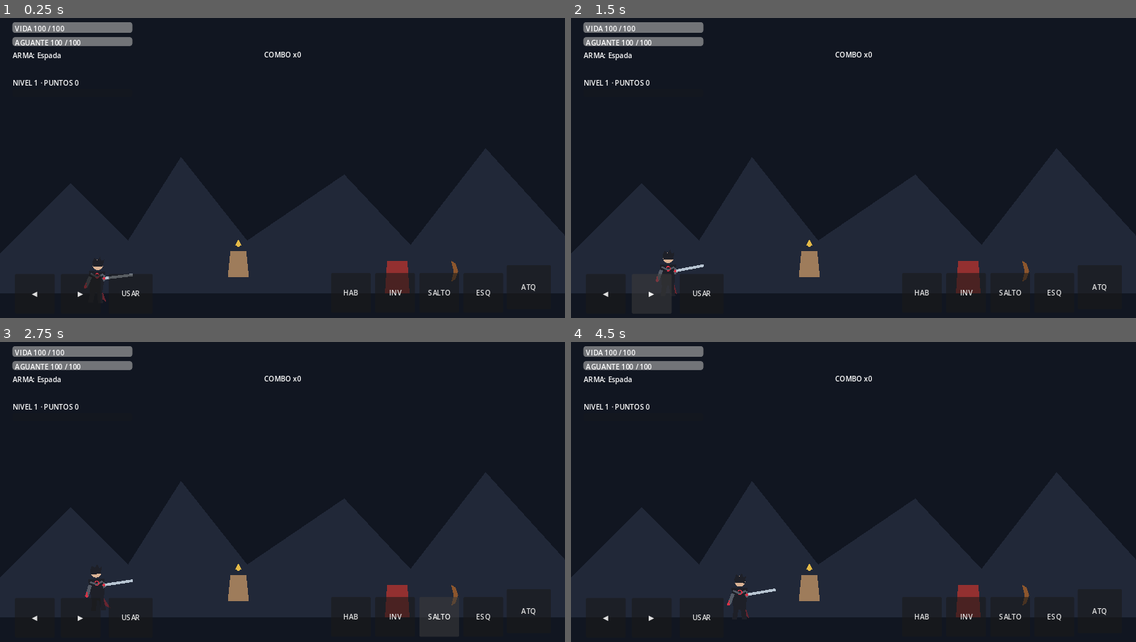
Above: before the commit, frames 1-4 (two rows, left to right).
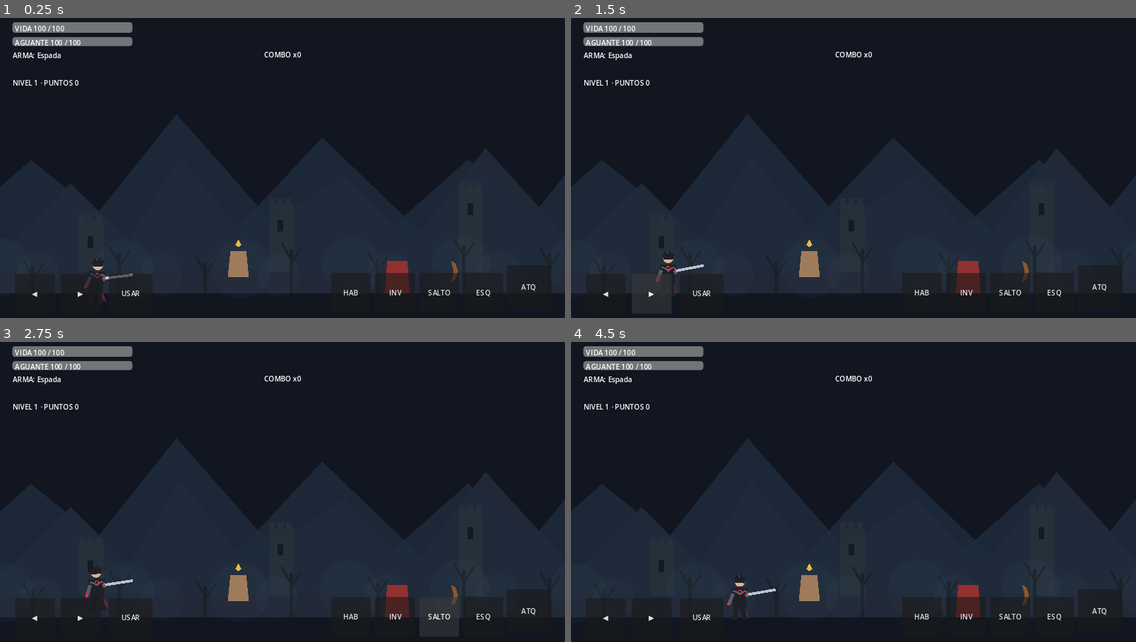
Above: after the commit, the same moments.

Repository: LoloscarPrr/EchoFragment
Game: Godot game, scene res://scenes/main/Main.tscn
Same seed, same stepped clock (60 frames per second), same inputs: the game is played once before the commit and once after it.
Inputs:
- Up to frame 1 (0.25 s): no input
- Up to frame 2 (1.5 s): click "◀" at 0.5 s; click "▶" at 1.25 s
- Up to frame 3 (2.75 s): click "SALTO" at 2 s
- Up to frame 4 (4.5 s): click "ESQ" at 2.75 s; click "INV" at 3.5 s; click "Cerrar" at 4.25 s

The runs differ from the first frame. In frame 1, 0.9% of the frame differs, in the area x 0-75%, y 60-79%; in frame 2, 0.9%; in frame 3, 0.9%; in frame 4, 0.9%.

Commit message:
feat(world): integrate Valle Gris atmosphere into playable scene

Diff:
--- a/scenes/main/Main.tscn
+++ b/scenes/main/Main.tscn
@@ -1,6 +1,7 @@
-[gd_scene load_steps=11 format=3]
+[gd_scene load_steps=21 format=3]
 
 [ext_resource type="Script" path="res://scripts/main/Main.gd" id="1_main"]
+[ext_resource type="Script" path="res://scripts/world/ValleGrisAtmosphere.gd" id="14_atmosphere"]
 [ext_resource type="Script" path="res://scripts/player/Player.gd" id="2_player"]
 [ext_resource type="Script" path="res://scripts/enemies/Enemy.gd" id="3_enemy"]
 [ext_resource type="Script" path="res://scripts/ui/VirtualControls.gd" id="4_controls"]
@@ -43,6 +44,9 @@
 polygon = PackedVector2Array(0, 550, 160, 390, 290, 520, 410, 330, 560, 520, 780, 370, 930, 530, 1100, 310, 1290, 520, 1500, 360, 1740, 520, 1960, 340, 2200, 540, 2200, 640, 0, 640)
 color = Color(0.13, 0.16, 0.22, 1)
 
+[node name="ValleGrisAtmosphere" type="Node2D" parent="."]
+script = ExtResource("14_atmosphere")
+
 [node name="Ground" type="StaticBody2D" parent="."]
 collision_layer = 1
 collision_mask = 0
